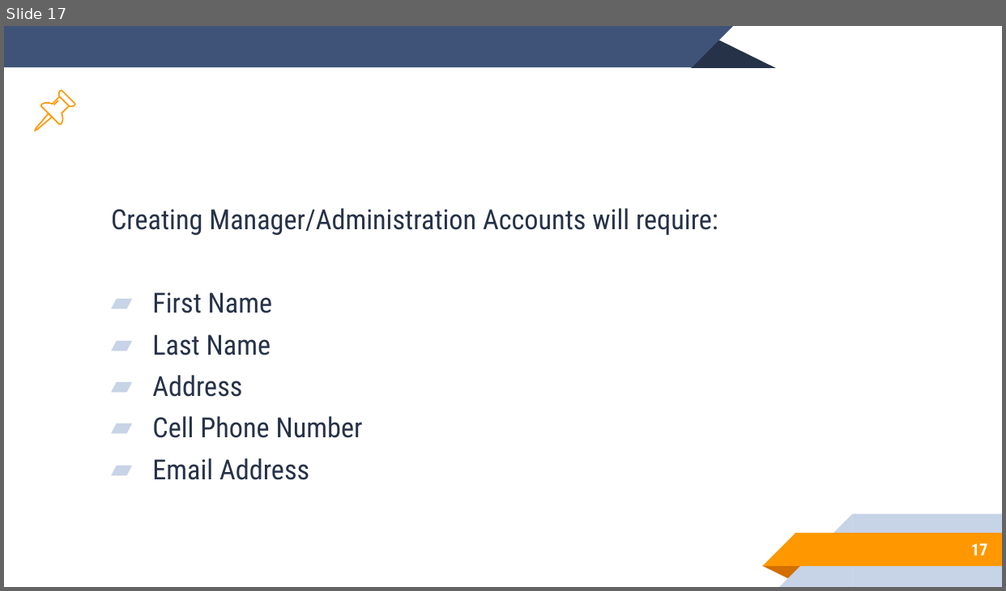
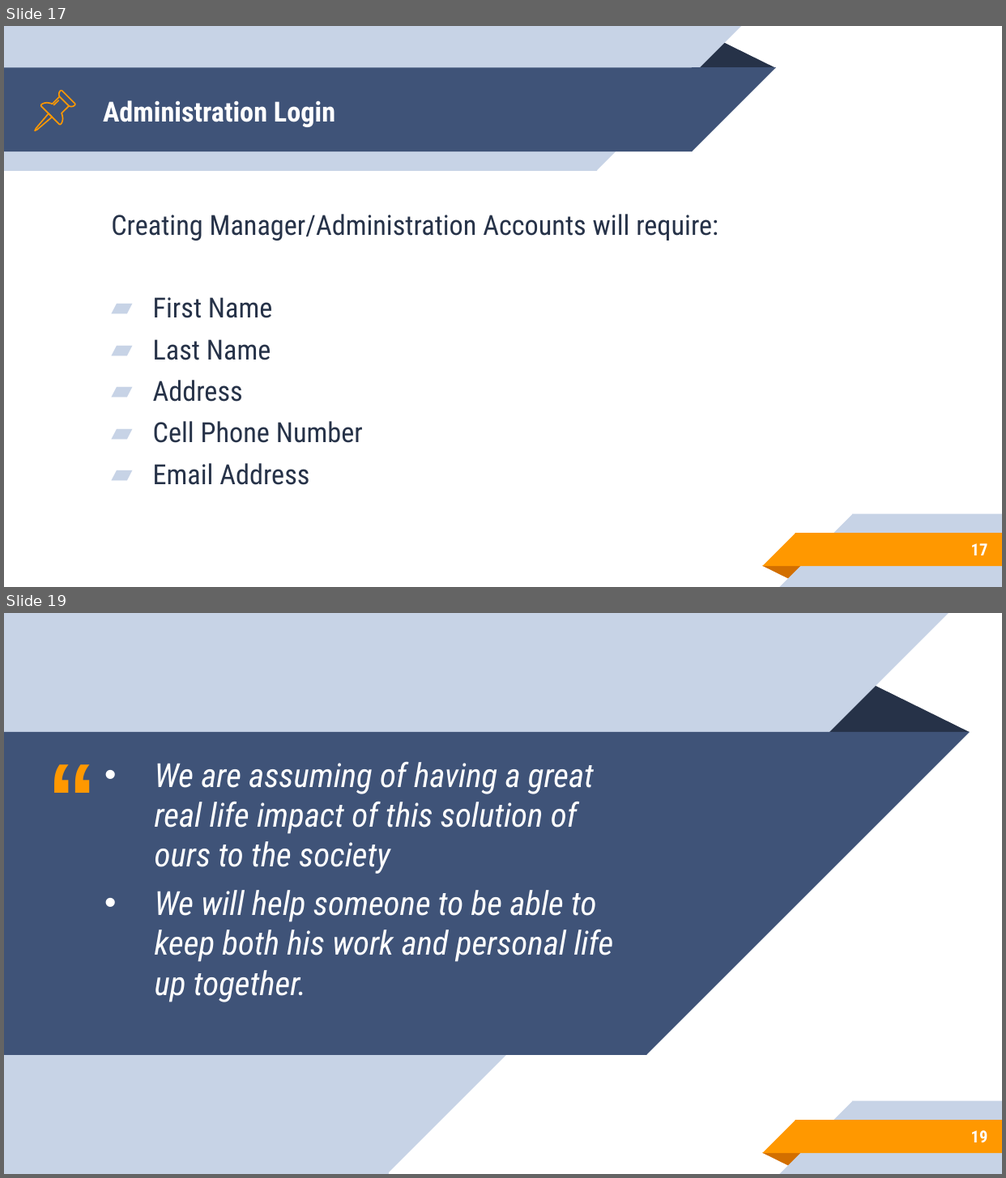
Before and after one commit to nsuspring2019cse299sec8/Group4, a slide deck: group4.pptx. Shown one above the other, each under a label of ours: slide 17 before the commit, slides 17 and 19 after it; the slides between them are not shown. The pictures are 1006x591 and 1006x1178 pixels, drawn with LibreOffice and Linux fonts; fonts in the diff are those of the drawing. Boxes give left, top, right and bottom in pixels: in the first picture for what was removed or moved away, otherwise in the second. Text is boxed around its words. In the diff, an @@ line names an element or a change of style, - is before the commit and + after.

Commit message:
Social & Ecomomic impact

```diff
--- a/group4.pptx
+++ b/group4.pptx
@@ slide 19 added at (4, 613, 1002, 1174), background #FFFFFF; not listed: 5 template elements that a slide beside it also shows @@
@@ rectangle added at (4, 613, 388, 1174), fill #C7D3E6 @@
@@ right triangle added at (388, 613, 949, 1173), fill #C7D3E6 @@
@@ triangle added at (827, 685, 969, 732), fill #263248 @@
@@ rectangle added at (4, 732, 646, 1055), fill #3F5378 @@
@@ text added at (35, 724, 108, 794), 72 pt, text #FF9800, bold @@
+“
@@ right triangle added at (646, 732, 970, 1055), fill #3F5378 @@
@@ text added at (155, 762, 613, 1003), 24 pt, text #FFFFFF, italic @@
+• We are assuming of having a great real life impact of this solution of ours to the society
+• We will help someone to be able to keep both his work and personal life up together.
@@ page number added at (971, 1131, 988, 1143), 12 pt, text #FFFFFF, bold @@
+19
@@ slide 17 changed as well @@
@@ rectangle added at (4, 26, 597, 171), fill #C7D3E6 @@
@@ right triangle added at (597, 26, 741, 171), fill #C7D3E6 @@
@@ rectangle at (4, 68, 692, 152): mirrored; rotation 0 to 180 degrees @@
@@ right triangle at (692, 68, 775, 152): mirrored; rotation 0 to 180 degrees @@
@@ outline redrawn in 3 elements at (35, 113, 52, 130), (59, 91, 74, 107), (41, 96, 69, 125) @@
@@ title added at (103, 101, 335, 127), 20 pt, text #FFFFFF, bold @@
+Administration Login
@@ text "Creating Manager/Administration Accounts will require:": place and size @@
-text "Creating Manager/Administration Accounts will require:" at (111, 208, 718, 480)
+text "Creating Manager/Administration Accounts will require:" at (111, 214, 718, 485)
```
Also in this commit, not shown: 16 other slides changed, 8 other slides added.
